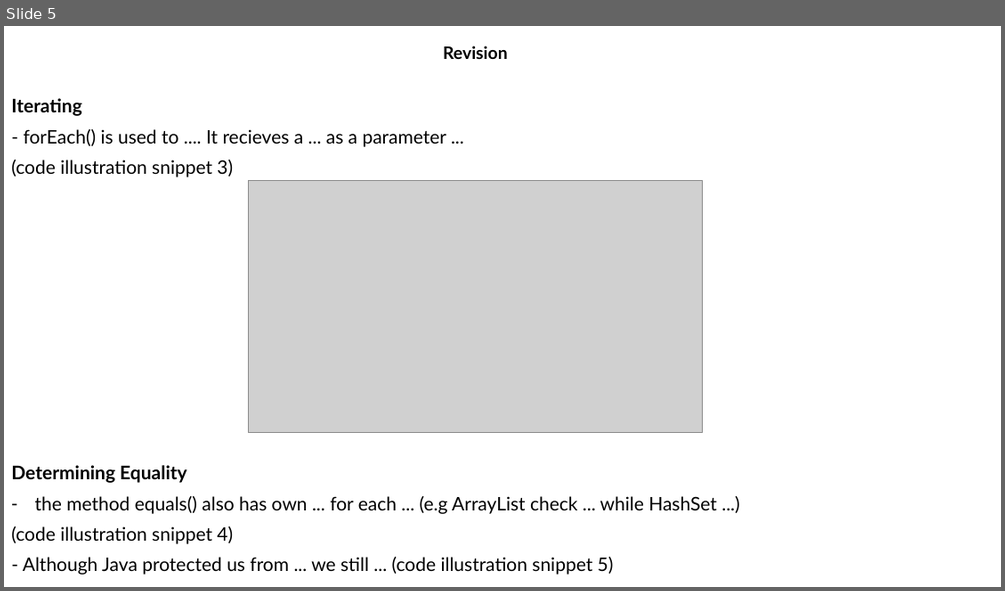
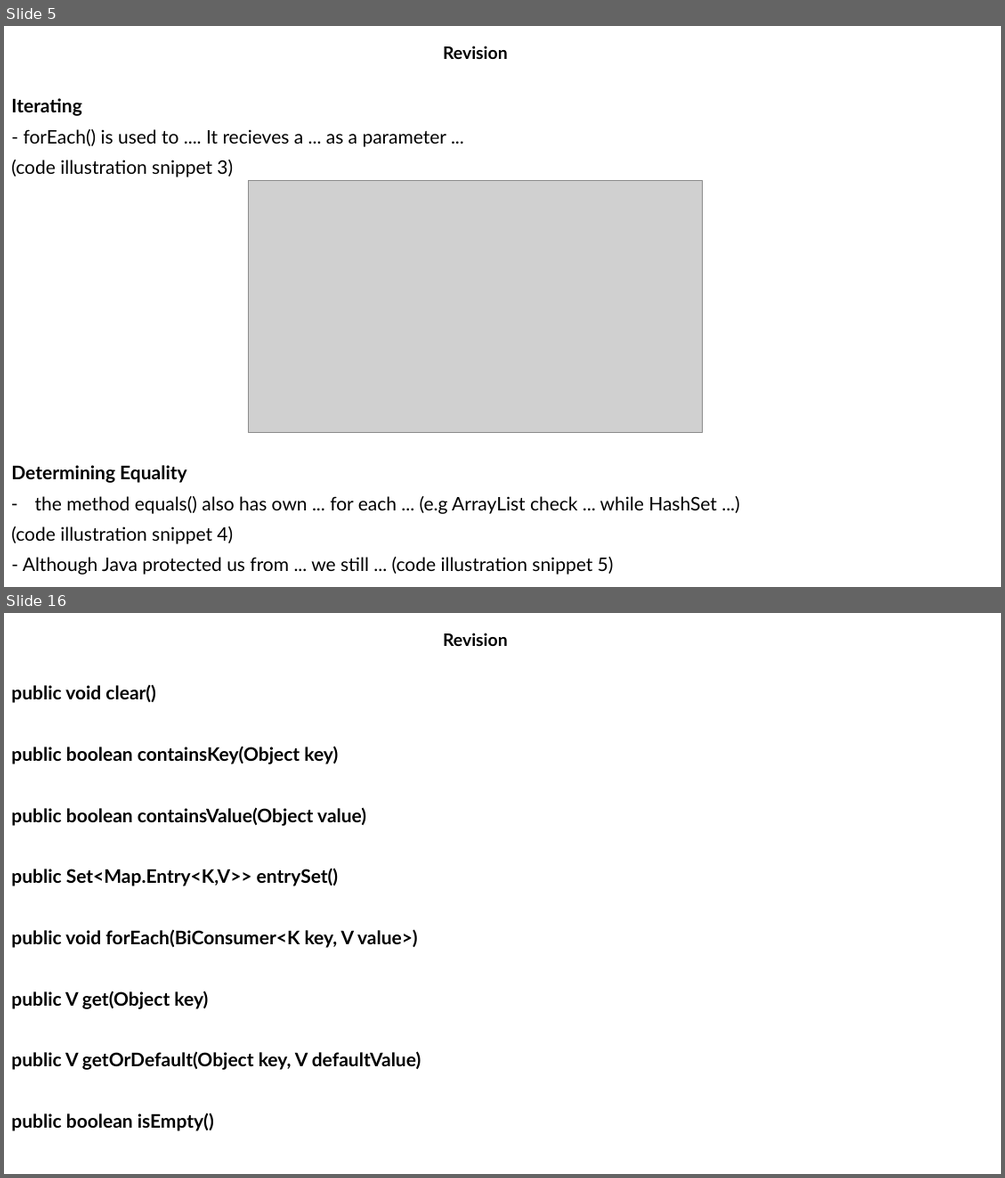
Before and after one commit to MaiDinhVinh/CS-Java, a slide deck: OCP17/Chapter 9 - Collections and Generics.pptx. Shown one above the other, each under a label of ours: slide 5 before the commit, slides 5 and 16 after it; the slides between them are not shown. The pictures are 1005x591 and 1005x1178 pixels, drawn with LibreOffice and Linux fonts; fonts in the diff are those of the drawing; grey boxes stand for pictures. Boxes give left, top, right and bottom in pixels: in the first picture for what was removed or moved away, otherwise in the second. Text is boxed around its words. In the diff, an @@ line names an element or a change of style, - is before the commit and + after.

```diff
--- a/OCP17/Chapter 9 - Collections and Generics.pptx
+++ b/OCP17/Chapter 9 - Collections and Generics.pptx
@@ slide 16 added at [4, 613, 1001, 1174], background #FFFFFF @@
@@ subtitle added at [443, 633, 508, 646], 16.6 pt, text #000000, bold @@
+Revision
@@ text added at [11, 685, 421, 1131], 18 pt, text #000000, bold @@
+public void clear()
+public boolean containsKey(Object key)
+public boolean containsValue(Object value)
+public Set<Map.Entry<K,V>> entrySet()
+public void forEach(BiConsumer<K key, V value>)
+public V get(Object key)
+public V getOrDefault(Object key, V defaultValue)
+public boolean isEmpty()
```
Also in this commit, not shown: 1 slide changed, 16 other slides added.
